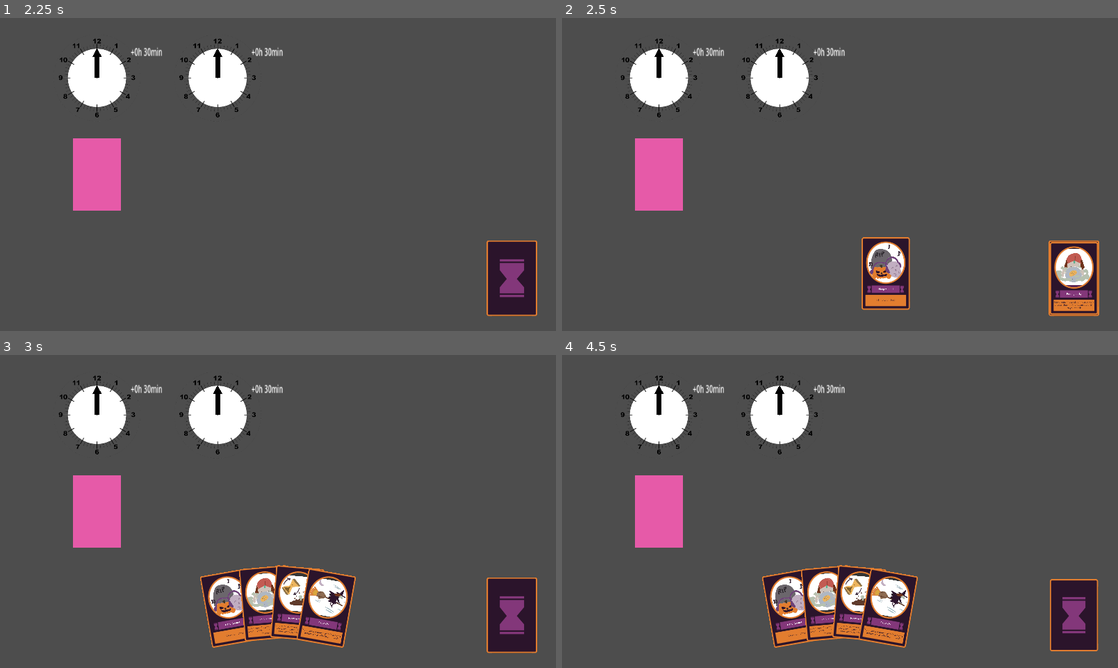
Above: before the commit, frames 1-4 (two rows, left to right).
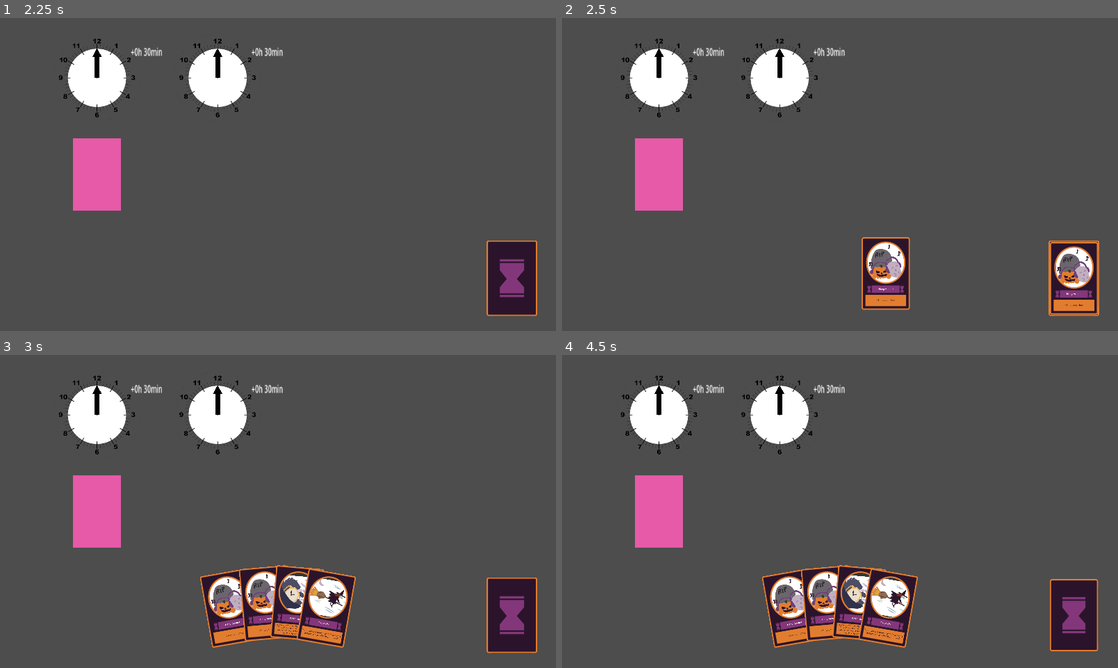
Above: after the commit, the same moments.

Repository: jaoc1811/card-game-jam
Game: Godot game, scene res://scenes/menu.tscn
Same seed, same stepped clock (60 frames per second), same inputs: the game is played once before the commit and once after it.
Inputs (mouse positions are in pixels of both pictures, inside the frame that each line leads up to):
- Up to frame 1 (2.25 s): click "Play" at 0.5 s; click "2 Players" at 1.25 s; click (511, 277) at 2 s
- Up to frame 2 (2.5 s): no input
- Up to frame 3 (3 s): click (511, 614) at 2.77 s
- Up to frame 4 (4.5 s): click (1073, 614) at 3.52 s; tap Enter at 4.25 s; move the mouse to (962, 495) at 4.27 s; tap F at 4.35 s

Frame 1 is identical in both runs. In frame 2, 0.5% of the frame differs, in the area x 88-96%, y 73-94%; in frame 3, 0.8%, in the area x 44-56%, y 69-90%; in frame 4, 0.8%.

Commit message:
fix: initial cards in deck

Diff:
--- a/scenes/game_manager.tscn
+++ b/scenes/game_manager.tscn
@@ -13,12 +13,13 @@
 num_of_players = 2
 players = [null, null]
 deck_type = {
-"catch_up": 6,
-"feeling_lucky": 6,
+"catch_up": 5,
+"feeling_lucky": 5,
 "hang_around": 10,
-"reverse_flow": 6,
-"robin_hood": 6,
-"time_investment": 6
+"reverse_flow": 5,
+"robin_hood": 5,
+"time_investment": 5,
+"time_loan": 5
 }
 
 [node name="DealCardSFX" type="AudioStreamPlayer2D" parent="."]
